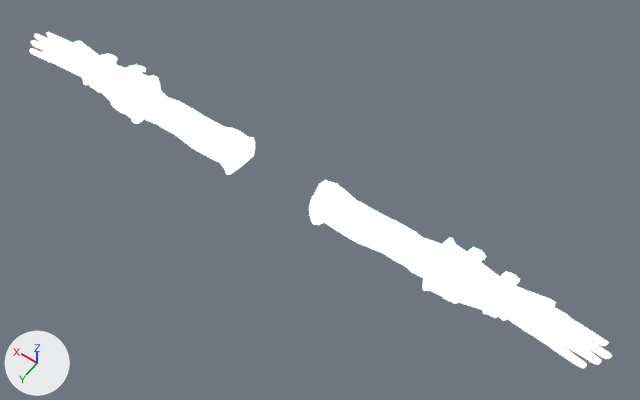
Two versions of the glTF model static/models/characters/parts/Female_Ranger_Arms.glb, one commit apart.
Both versions are drawn from a 50 mm lens placed at (-0.851, 1.082, 3.027), pointed at (-0.101, 0.032, 1.377). The axes (+X, +Y, +Z) are drawn at lower left. The lights are the same throughout. The first picture is the older version. Where no turn or scale is listed for an object, it has been applied to the vertices.

Objects in the first picture: 'Female_Ranger_Arms', 'Female_Ranger_Arms_Bracer'.
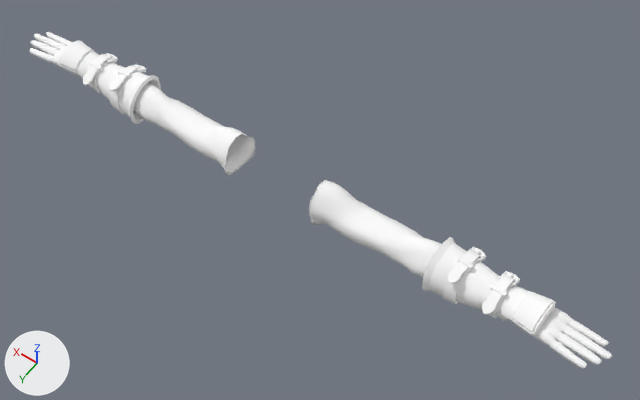
Changed parts and their boxes [x1, y1, x2, y2] in the pictures (640 x 400 px):
'Female_Ranger_Arms', recoloured, surface changed: [29, 32, 612, 369] in both
'Female_Ranger_Arms_Bracer', recoloured, surface changed: [58, 40, 556, 334] in both

Edits to the bpy script that builds the scene:
```text
Change mat_mi_ranger:
    mat_mi_ranger.base_color: (0.00811, 0.604, 0.43) -> (1.0, 1.0, 1.0)  # cyan #16ccaf -> white #ffffff
    remove mat_mi_ranger.emission_strength = 1.0
Change mat_mi_regular_female:
    mat_mi_regular_female.base_color: (0.263, 0.0613, 0.0196) -> (1.0, 1.0, 1.0)  # brown #8c4626 -> white #ffffff
    remove mat_mi_regular_female.emission_strength = 1.0
```
